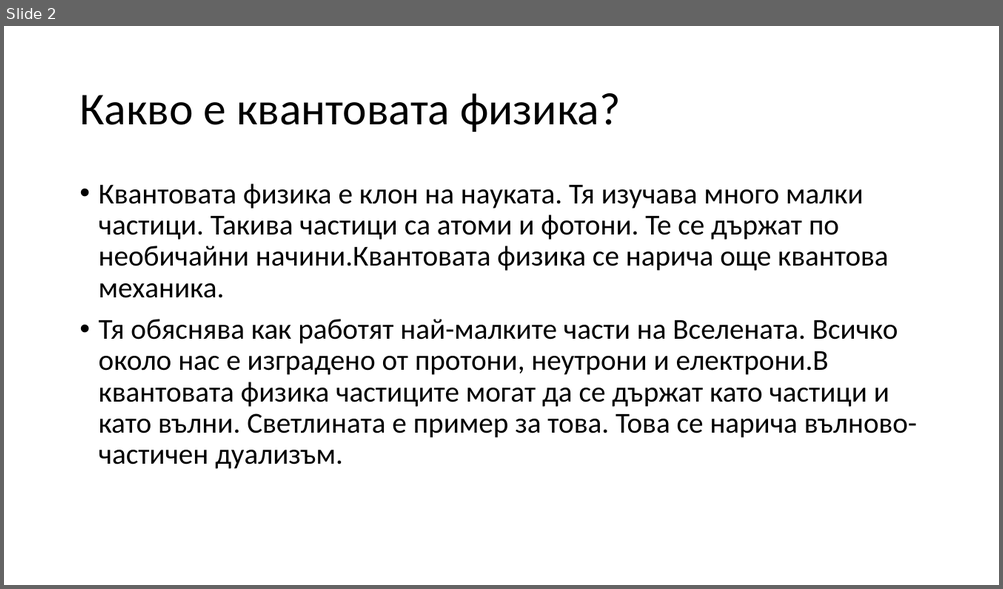
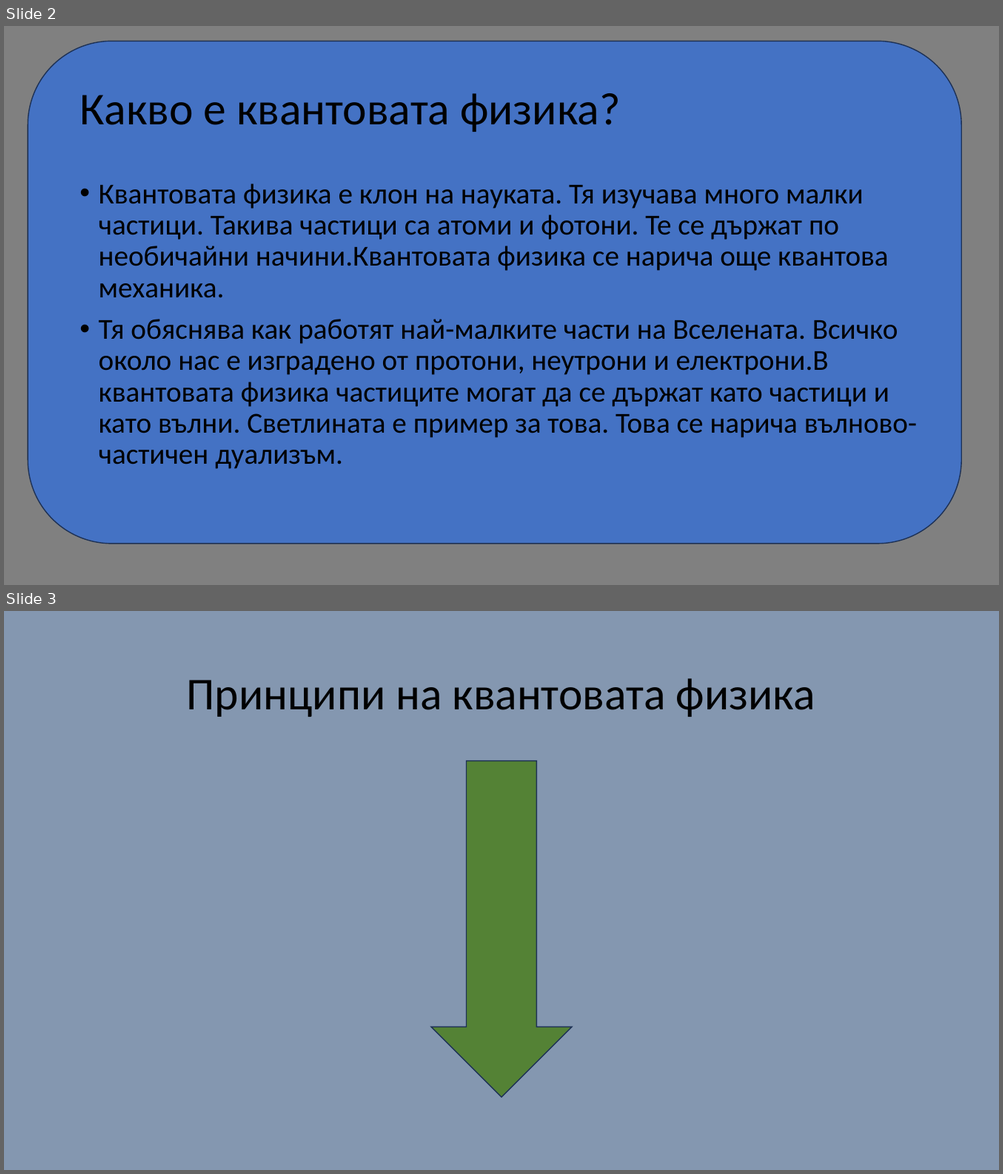
Before and after one commit to LAB5fire/PPQM, a slide deck: kvantova vizika.pptx. Shown one above the other, each under a label of ours: slide 2 before the commit, slides 2 and 3 after it. The pictures are 1003x589 and 1003x1174 pixels, drawn with LibreOffice and Linux fonts; fonts in the diff are those of the drawing. Boxes give left, top, right and bottom in pixels: in the first picture for what was removed or moved away, otherwise in the second. Text is boxed around its words. In the diff, an @@ line names an element or a change of style, - is before the commit and + after.

```diff
--- a/kvantova vizika.pptx
+++ b/kvantova vizika.pptx
@@ slide 3 added at box(4, 611, 999, 1170), background #8497B0 @@
@@ title added at box(187, 678, 815, 717), 44 pt, text #000000 @@
+Принципи на квантовата физика
@@ down arrow added at box(432, 761, 572, 1097), fill #548235, outline #1E3256 1 pt @@
@@ slide 2 changed as well @@
@@ background #FFFFFF to #808080 @@
@@ rounded rectangle added at box(28, 41, 962, 544), fill #4472C4, outline #1E3256 1 pt @@
```
Also in this commit, not shown: 1 other slide changed, 1 other file.
